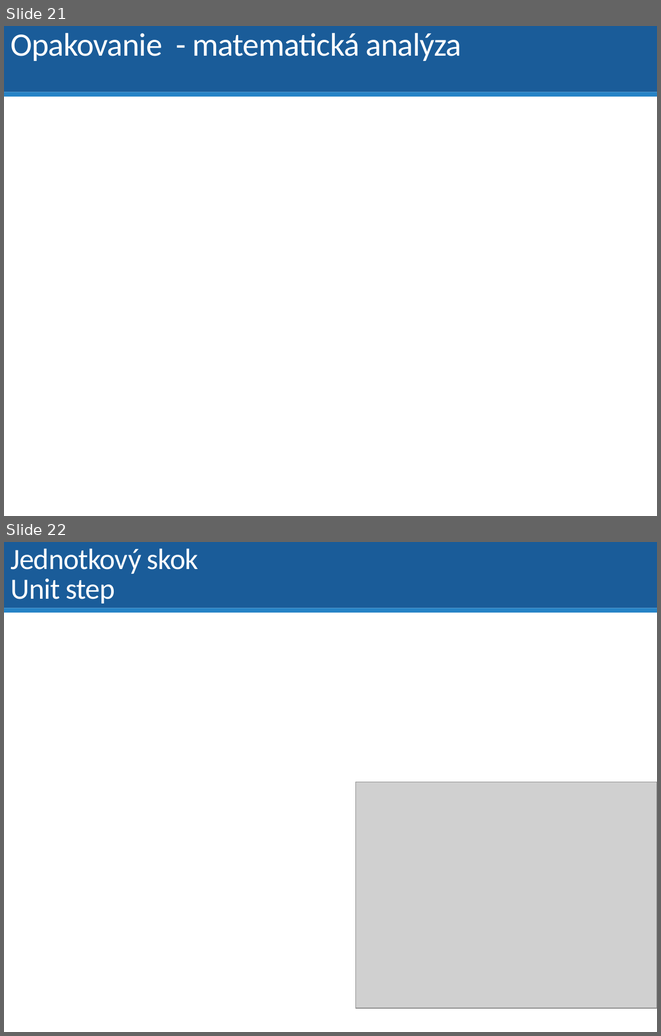
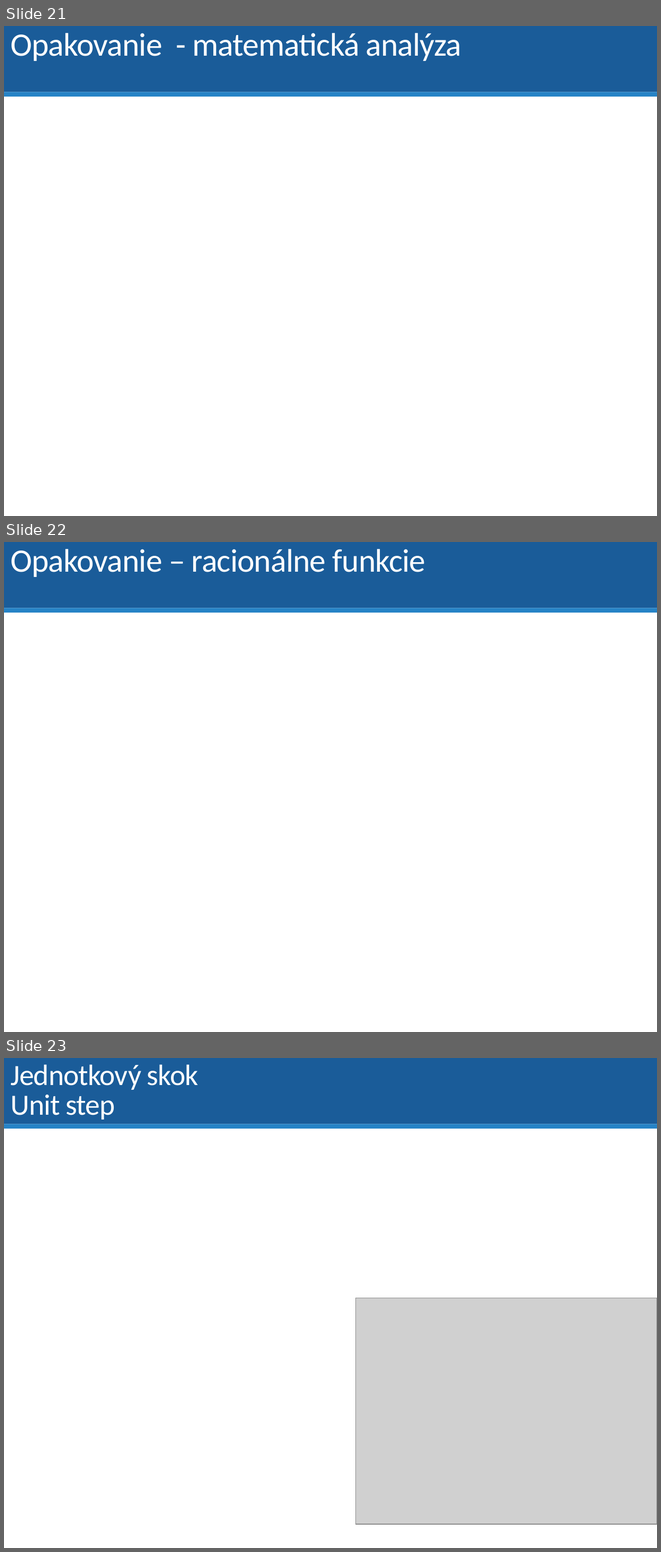
Before and after one commit to dodekm/TeamProjektKybernetika, a slide deck: Nove prednasky/P01_dynamika_dif_rovnice_LPT_prenosova_funkcia_modelovanie.pptx. Shown one above the other, each under a label of ours: slides 21 and 22 before the commit, slides 21, 22 and 23 after it. The pictures are 661x1036 and 661x1552 pixels, drawn with LibreOffice and Linux fonts; fonts in the diff are those of the drawing; grey boxes stand for pictures. Boxes give left, top, right and bottom in pixels: in the first picture for what was removed or moved away, otherwise in the second. Text is boxed around its words. In the diff, an @@ line names an element or a change of style, - is before the commit and + after.

```diff
--- a/Nove prednasky/P01_dynamika_dif_rovnice_LPT_prenosova_funkcia_modelovanie.pptx
+++ b/Nove prednasky/P01_dynamika_dif_rovnice_LPT_prenosova_funkcia_modelovanie.pptx
@@ slide 22 added at bbox=[4, 542, 657, 1032], background #FFFFFF; not listed: 2 template elements that a slide beside it also shows @@
@@ title added at bbox=[10, 549, 426, 577], 36 pt, text #FFFFFF @@
+Opakovanie – racionálne funkcie
@@ what was slide 22 is now slide 23 @@
```
Also in this commit, not shown: 5 slides changed, 7 other slides added, 3 slides removed, 1 other file.
